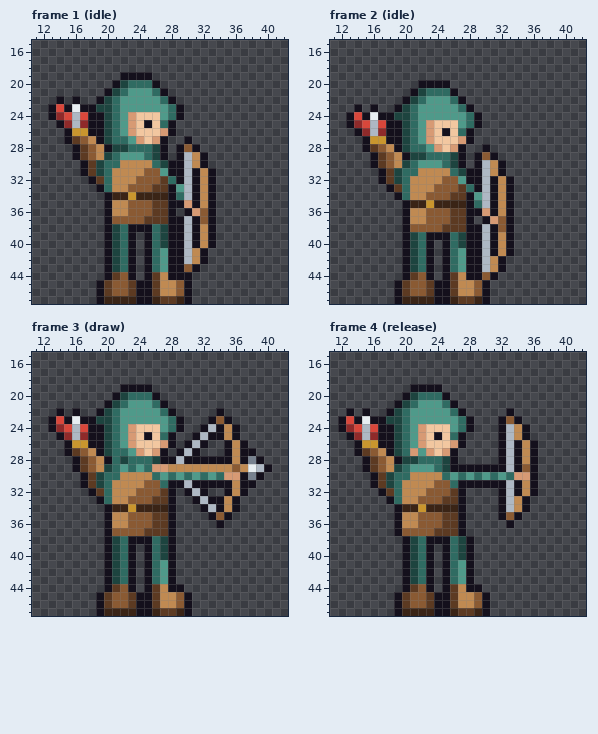
Pixel-art file -- src/stage/cast/archer.aseprite. Above: the version before the commit.
48x48 pixels, 4 frames. Shown: frame 1 (idle): x 11..42, y 15..47; frame 2 (idle): x 11..42, y 15..47; frame 3 (draw): x 11..42, y 15..47; frame 4 (release): x 11..42, y 15..47.
The result:
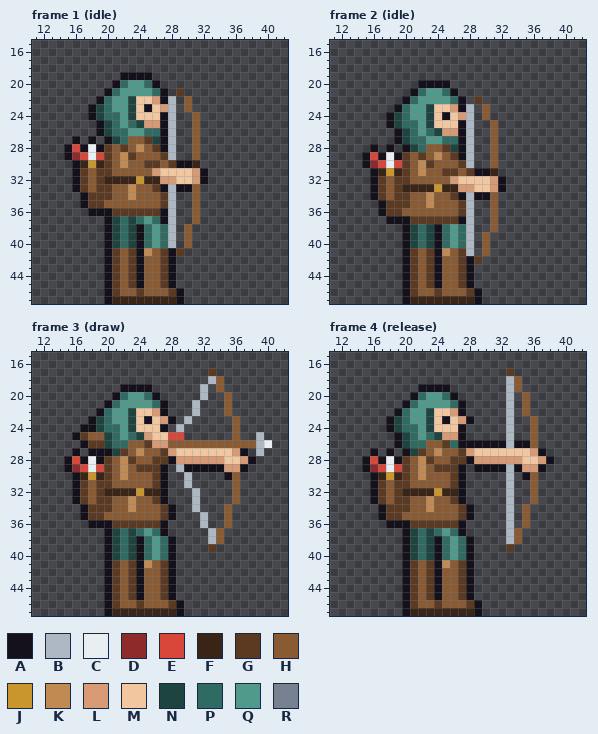
Palette (. is transparent): A #14101c  B #aeb8c4  C #e8eef2  D #8f2a2a  E #d9473b  F #3a2416  G #5c3a22  H #8a5a33  J #c9962e  K #c08a52  L #d79a74  M #f2c7a0  N #1d443f  P #2f6b62  Q #4f9a8a  R #77818f
What changed:
layer "back_leg" added
layer "front_leg" added
layer "bow" added
layer "legs" removed
Changed rows in their new state; - is an unchanged pixel.
Frame 1 (idle):
first column x 13:
20 ---------PQQ---------
21 --------PQ------G----
22 -.-.---PQ-NMMLAB-H---
23 .....--PQ-NMAMLB.H---
24 .....-NP--N---AB.-H--
25 -.....----PNLLAB--H--
26 --....---PQQPPAB--H--
27 --.A.A.AN-HHGN-B-.H--
28 --AEACAGHGHKHG-B..H--
29 --ADECEGHKGHHHGB..H.-
30 ---AFJFGH-HHGGHG-AF.-
31 ---AGHGGHHHH-LMMMMLA.
32 ---AGH-FFFFJFFLLMMLA.
33 ---AGHGGHHK---ABAAH..
34 ----AGGGHHKHHHGB..H..
35 ----AGGHHH---H-B..H..
36 -----AA-GGGGG-AB-.H..
37 --------NPNPQPAB..H..
38 ----------N-PQPB.H...
39 ----------NAPQPB.H...
40 ----------NAPQPB.H...
41 --------GHGAKHG-G...-
42 --------GHGAHHG-....-
43 --------GHGAHHG-...--
44 ----------GAHHG-..---
45 ------.AG---HHGA..---
46 ------.AG-HGHHHGA.---
47 ------.A---FF-FFA.---
Frame 2 (idle):
first column x 13:
21 ---------PQQ---------
22 --------PQ------G----
23 -.-.---PQ-NMMLAB-H---
24 .....--PQ-NMAMLB.H---
25 .....-NP--N---AB.-H--
26 -.....----PNLLAB--H--
27 --....---PQQPPAB--H--
28 --.A.A.AN-HHGN-B-.H--
29 --AEACAGHGHKHG-B..H--
30 --ADECEGHKGHHHGB..H.-
31 ---AFJFGH-HHGGHG-AF.-
32 ---AGHGGHHHH-LMMMMLA.
33 ---AGH-FFFFJFFLLMMLA.
34 ---AGHGGHHK---ABAAH..
35 ----AGGGHHKHHHGB..H..
36 ----AGGHHH---H-B..H..
37 -----AA-GGGGG-AB-.H..
38 --------NPNAPQPB..H..
39 ----------N-PQPB.H...
40 ----------NAPQPB.H...
41 --------GHGAKHGB.H...
42 --------GHGAHHG-G...-
43 --------GHGAHHG-....-
44 ----------GAHHG-...--
45 ------.AG---HHGA..---
46 ------.AG-HGHHHGA.---
47 ------.A---FF-FFA.---
Frame 3 (draw):
first column x 13:
17 --------------------G-------
18 --------------------BH------
19 -------------------B-H------
20 ---------PQQ-------B--H-----
21 --------PQ--------B---H-----
22 -.-.---PQ-NMMLA.--B--.H-----
23 .....--PQ-NMAMLA.B--...H----
24 ....A-NP--N---A.B--....H----
25 -..AGHH---PNL-MEE-.....H--B-
26 --..AGG--PHHGL-HHHHHHHHHHHBC
27 --.A.A-ANGHKHHGLMMMMMMML-.B-
28 --AEACAGHKGHHGG-LLLLLLMMLA.-
29 --ADECEGHKHGGGA.BAAAAALLA...
30 ---AFJFGH-HHHGA..B....AH...-
31 ---AGHGGHHHH-GA..-.....H..--
32 ---AGH-FFFFJFFA.-.-.--.H.---
33 ---AGHGGHHK---A.--B....H----
34 ----AGGGHHKHHHG---B...H.----
35 ----AGGHHH---H-----B..H-----
36 -----AA-GGGGG-A.---B-.H-----
37 --------NPNPQPA.----BH------
38 ----------N-PQP-----BH------
39 ----------NAPQP-----G-------
40 ----------NAPQP-------------
41 --------GHGAKHG-------------
42 --------GHGAHHG-------------
43 --------GHGAHHG-------------
44 ----------GAHHG-.-----------
45 ------.AG---HHGA..----------
46 ------.AG-HGHHHGA.----------
47 ------.A---FF-FFA.----------
Frame 4 (release):
first column x 12:
17 ---------------------G-----
18 ---------------------BH----
19 ---------.---A-------BH----
20 --------.A-QQPA------B-H---
21 -------.A----QPA-----B-H---
22 -.-.--.A---NMML------B-H---
23 ......A----NMAML----.B.-H--
24 ......---PQN--MA.---.-..H--
25 -......ANPQPNLL-----.-..H--
26 --.....ANPPHHGP-AAAA---AH--
27 --..A.-.ANGHKHHGLMMMMMMMLA-
28 ----EAC-GHKGHHGGALLLLLLMMLA
29 ----DECEGHKHGGG-.------LLA-
30 -----FJFGH-HHHGA.....B.AH--
31 ------HGGHHH--G-.....-..H--
32 ----AGHGFFFFJFF-----.-..H--
33 ----AGHGGH-K-H------.-..H--
34 -----AGGGHHKHHHGA---.-.H---
35 -----AGGHH---HHGA---.B.H---
36 ------A-AGGGG--------B-H---
37 -------.ANPNPQP------BH----
38 -----------N-PQP-----BH----
39 -----------NAPQP-----G-----
40 -----------NAPQP-----------
41 ---------GHGAKHG-----------
42 ---------GHGAHHG-----------
43 ---------GHGAHHG-----------
44 -----------GAHHG-.---------
45 -------.AG---HHGA..--------
46 -------.AG-HGHHHGA.--------
47 -------.A---FF-FFA.--------
Where, in picture pixels (left, top, right, bottom), the same in both pictures:
changed: (48, 80, 216, 304)
changed: (346, 88, 514, 304)
changed: (48, 368, 272, 616)
changed: (338, 368, 554, 616)
